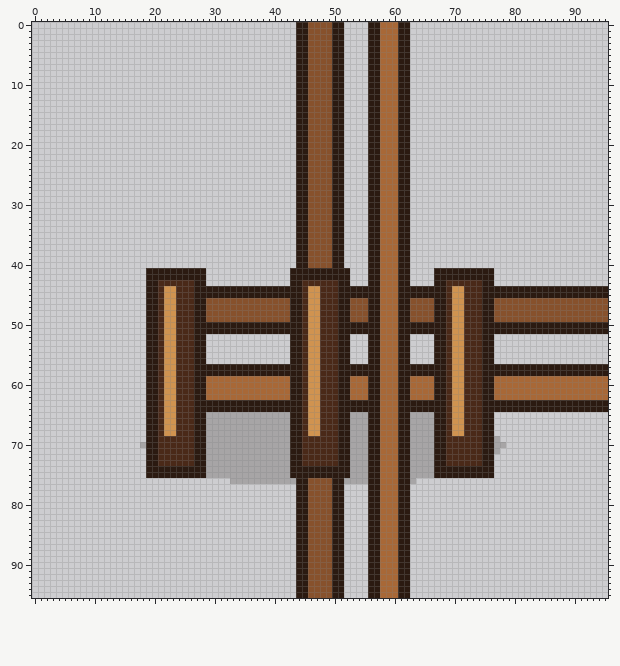
A pixel-art file gets an edit: assets/source/aseprite/objects/placeables_96/fence_tee-left_96.aseprite. That is the earlier state.
96x96 pixels, 1 frame.
And afterwards:
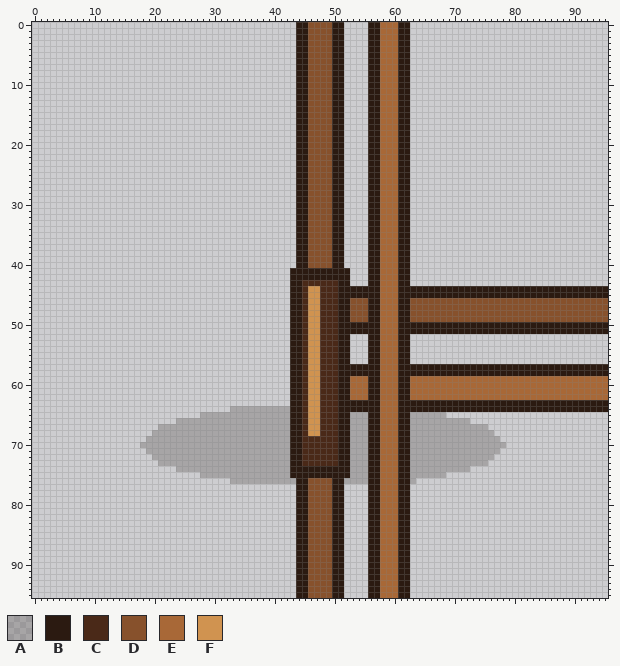
Palette (. is transparent): A #1b120d37  B #2b1a11  C #4a2918  D #87512c  E #a86837  F #d09350
Change:
@@ x 17..78 @@
 40 ...........................BBDDDDBB....BBEEEBB................
-41 ..BBBBBBBBBB..............BBBBBBBBBB...BBEEEBB....BBBBBBBBBB..
-42 ..BBBBBBBBBB..............BBBBBBBBBB...BBEEEBB....BBBBBBBBBB..
-43 ..BBCCCCCCBB..............BBCCCCCCBB...BBEEEBB....BBCCCCCCBB..
-44 ..BBCFFCCCBBBBBBBBBBBBBBBBBBCFFCCCBBBBBBBEEEBBBBBBBBCFFCCCBBBB
-45 ..BBCFFCCCBBBBBBBBBBBBBBBBBBCFFCCCBBBBBBBEEEBBBBBBBBCFFCCCBBBB
-46 ..BBCFFCCCBBDDDDDDDDDDDDDDBBCFFCCCBBDDDBBEEEBBDDDDBBCFFCCCBBDD
-47 ..BBCFFCCCBBDDDDDDDDDDDDDDBBCFFCCCBBDDDBBEEEBBDDDDBBCFFCCCBBDD
-48 ..BBCFFCCCBBDDDDDDDDDDDDDDBBCFFCCCBBDDDBBEEEBBDDDDBBCFFCCCBBDD
-49 ..BBCFFCCCBBDDDDDDDDDDDDDDBBCFFCCCBBDDDBBEEEBBDDDDBBCFFCCCBBDD
-50 ..BBCFFCCCBBBBBBBBBBBBBBBBBBCFFCCCBBBBBBBEEEBBBBBBBBCFFCCCBBBB
-51 ..BBCFFCCCBBBBBBBBBBBBBBBBBBCFFCCCBBBBBBBEEEBBBBBBBBCFFCCCBBBB
-52 ..BBCFFCCCBB..............BBCFFCCCBB...BBEEEBB....BBCFFCCCBB..
-53 ..BBCFFCCCBB..............BBCFFCCCBB...BBEEEBB....BBCFFCCCBB..
-54 ..BBCFFCCCBB..............BBCFFCCCBB...BBEEEBB....BBCFFCCCBB..
-55 ..BBCFFCCCBB..............BBCFFCCCBB...BBEEEBB....BBCFFCCCBB..
-56 ..BBCFFCCCBB..............BBCFFCCCBB...BBEEEBB....BBCFFCCCBB..
-57 ..BBCFFCCCBBBBBBBBBBBBBBBBBBCFFCCCBBBBBBBEEEBBBBBBBBCFFCCCBBBB
-58 ..BBCFFCCCBBBBBBBBBBBBBBBBBBCFFCCCBBBBBBBEEEBBBBBBBBCFFCCCBBBB
-59 ..BBCFFCCCBBEEEEEEEEEEEEEEBBCFFCCCBBEEEBBEEEBBEEEEBBCFFCCCBBEE
-60 ..BBCFFCCCBBEEEEEEEEEEEEEEBBCFFCCCBBEEEBBEEEBBEEEEBBCFFCCCBBEE
-61 ..BBCFFCCCBBEEEEEEEEEEEEEEBBCFFCCCBBEEEBBEEEBBEEEEBBCFFCCCBBEE
-62 ..BBCFFCCCBBEEEEEEEEEEEEEEBBCFFCCCBBEEEBBEEEBBEEEEBBCFFCCCBBEE
-63 ..BBCFFCCCBBBBBBBBBBBBBBBBBBCFFCCCBBBBBBBEEEBBBBBBBBCFFCCCBBBB
-64 ..BBCFFCCCBBBBBBBBBBBBBBBBBBCFFCCCBBBBBBBEEEBBBBBBBBCFFCCCBBBB
-65 ..BBCFFCCCBBAAAAAAAAAAAAAABBCFFCCCBBAAABBEEEBBAAAABBCFFCCCBB..
-66 ..BBCFFCCCBBAAAAAAAAAAAAAABBCFFCCCBBAAABBEEEBBAAAABBCFFCCCBB..
-67 ..BBCFFCCCBBAAAAAAAAAAAAAABBCFFCCCBBAAABBEEEBBAAAABBCFFCCCBB..
-68 ..BBCFFCCCBBAAAAAAAAAAAAAABBCFFCCCBBAAABBEEEBBAAAABBCFFCCCBB..
-69 ..BBCCCCCCBBAAAAAAAAAAAAAABBCCCCCCBBAAABBEEEBBAAAABBCCCCCCBBA.
-70 .ABBCCCCCCBBAAAAAAAAAAAAAABBCCCCCCBBAAABBEEEBBAAAABBCCCCCCBBAA
-71 ..BBCCCCCCBBAAAAAAAAAAAAAABBCCCCCCBBAAABBEEEBBAAAABBCCCCCCBBA.
-72 ..BBCCCCCCBBAAAAAAAAAAAAAABBCCCCCCBBAAABBEEEBBAAAABBCCCCCCBB..
-73 ..BBCCCCCCBBAAAAAAAAAAAAAABBCCCCCCBBAAABBEEEBBAAAABBCCCCCCBB..
-74 ..BBBBBBBBBBAAAAAAAAAAAAAABBBBBBBBBBAAABBEEEBBAAAABBBBBBBBBB..
-75 ..BBBBBBBBBBAAAAAAAAAAAAAABBBBBBBBBBAAABBEEEBBAAAABBBBBBBBBB..
+41 ..........................BBBBBBBBBB...BBEEEBB................
+42 ..........................BBBBBBBBBB...BBEEEBB................
+43 ..........................BBCCCCCCBB...BBEEEBB................
+44 ..........................BBCFFCCCBBBBBBBEEEBBBBBBBBBBBBBBBBBB
+45 ..........................BBCFFCCCBBBBBBBEEEBBBBBBBBBBBBBBBBBB
+46 ..........................BBCFFCCCBBDDDBBEEEBBDDDDDDDDDDDDDDDD
+47 ..........................BBCFFCCCBBDDDBBEEEBBDDDDDDDDDDDDDDDD
+48 ..........................BBCFFCCCBBDDDBBEEEBBDDDDDDDDDDDDDDDD
+49 ..........................BBCFFCCCBBDDDBBEEEBBDDDDDDDDDDDDDDDD
+50 ..........................BBCFFCCCBBBBBBBEEEBBBBBBBBBBBBBBBBBB
+51 ..........................BBCFFCCCBBBBBBBEEEBBBBBBBBBBBBBBBBBB
+52 ..........................BBCFFCCCBB...BBEEEBB................
+53 ..........................BBCFFCCCBB...BBEEEBB................
+54 ..........................BBCFFCCCBB...BBEEEBB................
+55 ..........................BBCFFCCCBB...BBEEEBB................
+56 ..........................BBCFFCCCBB...BBEEEBB................
+57 ..........................BBCFFCCCBBBBBBBEEEBBBBBBBBBBBBBBBBBB
+58 ..........................BBCFFCCCBBBBBBBEEEBBBBBBBBBBBBBBBBBB
+59 ..........................BBCFFCCCBBEEEBBEEEBBEEEEEEEEEEEEEEEE
+60 ..........................BBCFFCCCBBEEEBBEEEBBEEEEEEEEEEEEEEEE
+61 ..........................BBCFFCCCBBEEEBBEEEBBEEEEEEEEEEEEEEEE
+62 ..........................BBCFFCCCBBEEEBBEEEBBEEEEEEEEEEEEEEEE
+63 ..........................BBCFFCCCBBBBBBBEEEBBBBBBBBBBBBBBBBBB
+64 ................AAAAAAAAAABBCFFCCCBBBBBBBEEEBBBBBBBBBBBBBBBBBB
+65 ...........AAAAAAAAAAAAAAABBCFFCCCBBAAABBEEEBBAAAAAA..........
+66 .......AAAAAAAAAAAAAAAAAAABBCFFCCCBBAAABBEEEBBAAAAAAAAAA......
+67 ....AAAAAAAAAAAAAAAAAAAAAABBCFFCCCBBAAABBEEEBBAAAAAAAAAAAAA...
+68 ...AAAAAAAAAAAAAAAAAAAAAAABBCFFCCCBBAAABBEEEBBAAAAAAAAAAAAAA..
+69 ..AAAAAAAAAAAAAAAAAAAAAAAABBCCCCCCBBAAABBEEEBBAAAAAAAAAAAAAAA.
+70 .AAAAAAAAAAAAAAAAAAAAAAAAABBCCCCCCBBAAABBEEEBBAAAAAAAAAAAAAAAA
+71 ..AAAAAAAAAAAAAAAAAAAAAAAABBCCCCCCBBAAABBEEEBBAAAAAAAAAAAAAAA.
+72 ...AAAAAAAAAAAAAAAAAAAAAAABBCCCCCCBBAAABBEEEBBAAAAAAAAAAAAAA..
+73 ....AAAAAAAAAAAAAAAAAAAAAABBCCCCCCBBAAABBEEEBBAAAAAAAAAAAAA...
+74 .......AAAAAAAAAAAAAAAAAAABBBBBBBBBBAAABBEEEBBAAAAAAAAAA......
+75 ...........AAAAAAAAAAAAAAABBBBBBBBBBAAABBEEEBBAAAAAA..........
 76 ................AAAAAAAAAAABBDDDDBBAAAABBEEEBBA...............
